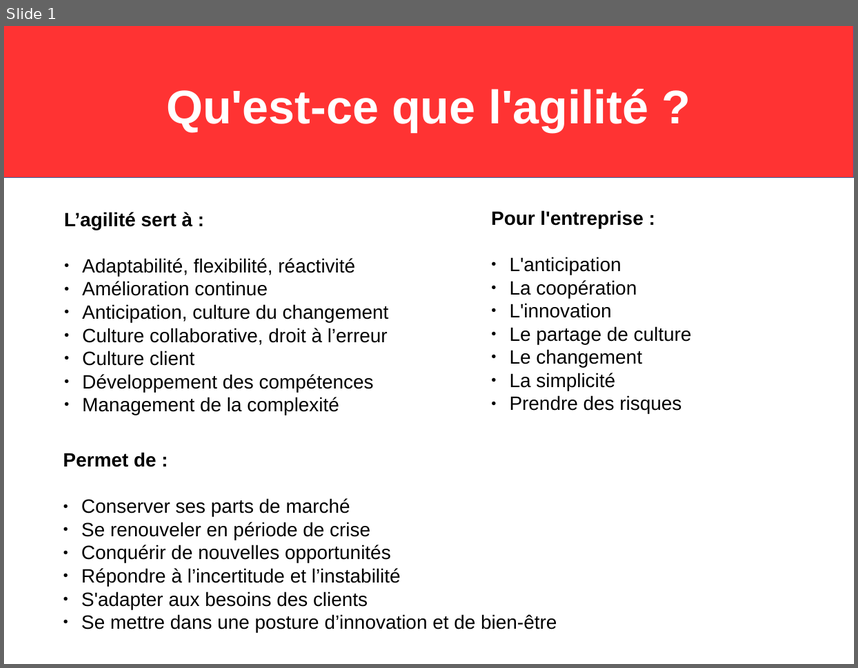
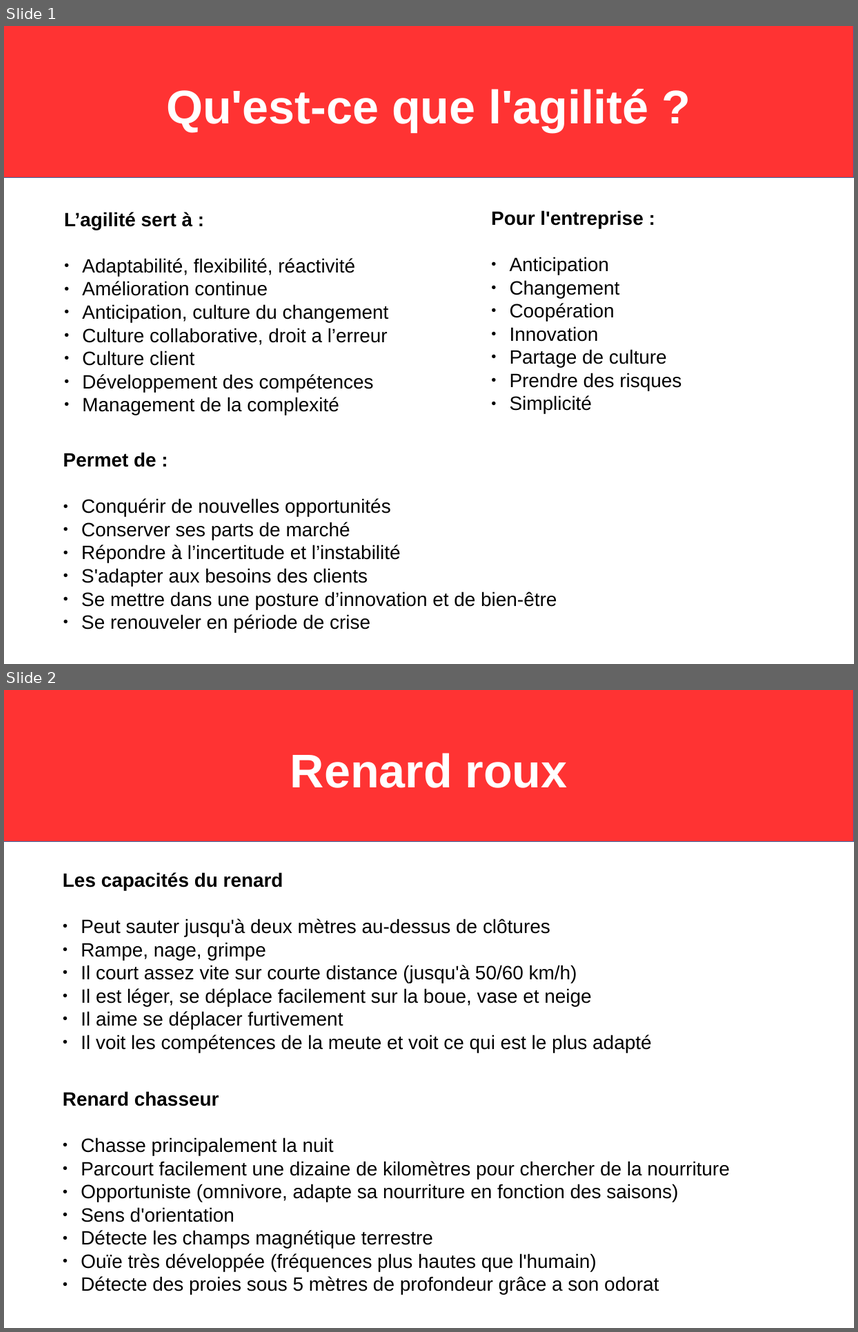
Before and after one commit to psykocatisgod/iesa2016-a3-mobile-tano, a slide deck: report/target/agile.odp. Shown one above the other, each under a label of ours: slide 1 before the commit, slides 1 and 2 after it. The pictures are 858x668 and 858x1332 pixels, drawn with LibreOffice and Linux fonts; fonts in the diff are those of the drawing. Boxes give left, top, right and bottom in pixels: in the first picture for what was removed or moved away, otherwise in the second. Text is boxed around its words. In the diff, an @@ line names an element or a change of style, - is before the commit and + after.

```diff
--- a/report/target/agile.odp
+++ b/report/target/agile.odp
@@ slide 2 added at (4, 690, 854, 1328), background #FFFFFF @@
@@ rectangle added at (4, 690, 854, 842), fill #FF3333, outline #3465A4 0 pt @@
@@ title added at (290, 753, 568, 788), 44 pt, text #FFFFFF, bold @@
+Renard roux
@@ text added at (63, 872, 651, 1052), 18 pt, text #000000 @@
+Les capacités du renard
+● Peut sauter jusqu'à deux mètres au-dessus de clôtures
+● Rampe, nage, grimpe
+● Il court assez vite sur courte distance (jusqu'à 50/60 km/h)
+● Il est léger, se déplace facilement sur la boue, vase et neige
+● Il aime se déplacer furtivement
+● Il voit les compétences de la meute et voit ce qui est le plus adapté
@@ text added at (63, 1091, 729, 1294), 18 pt, text #000000 @@
+Renard chasseur
+● Chasse principalement la nuit
+● Parcourt facilement une dizaine de kilomètres pour chercher de la nourriture
+● Opportuniste (omnivore, adapte sa nourriture en fonction des saisons)
+● Sens d'orientation
+● Détecte les champs magnétique terrestre
+● Ouïe très développée (fréquences plus hautes que l'humain)
+● Détecte des proies sous 5 mètres de profondeur grâce a son odorat
@@ slide 1 changed as well @@
@@ text at (510, 256, 667, 368): text changed @@
-● L'anticipation
-● La coopération
-● L'innovation
-● Le partage de culture
-● Le changement
-● La simplicité
+● Anticipation
+● Changement
+● Coopération
+● Innovation
+● Partage de culture
@@ text at (82, 328, 388, 345): text changed @@
-● Culture collaborative, droit à l’erreur
+● Culture collaborative, droit a l’erreur
@@ text at (510, 395, 592, 414): paragraph added @@
+● Simplicité
@@ text at (81, 498, 391, 517): paragraph added @@
+● Conquérir de nouvelles opportunités
@@ text at (81, 521, 391, 563): paragraphs removed @@
-● Se renouveler en période de crise
-● Conquérir de nouvelles opportunités
@@ text at (81, 614, 370, 632): paragraph added @@
+● Se renouveler en période de crise
```
Also in this commit, not shown: 1 other file.
